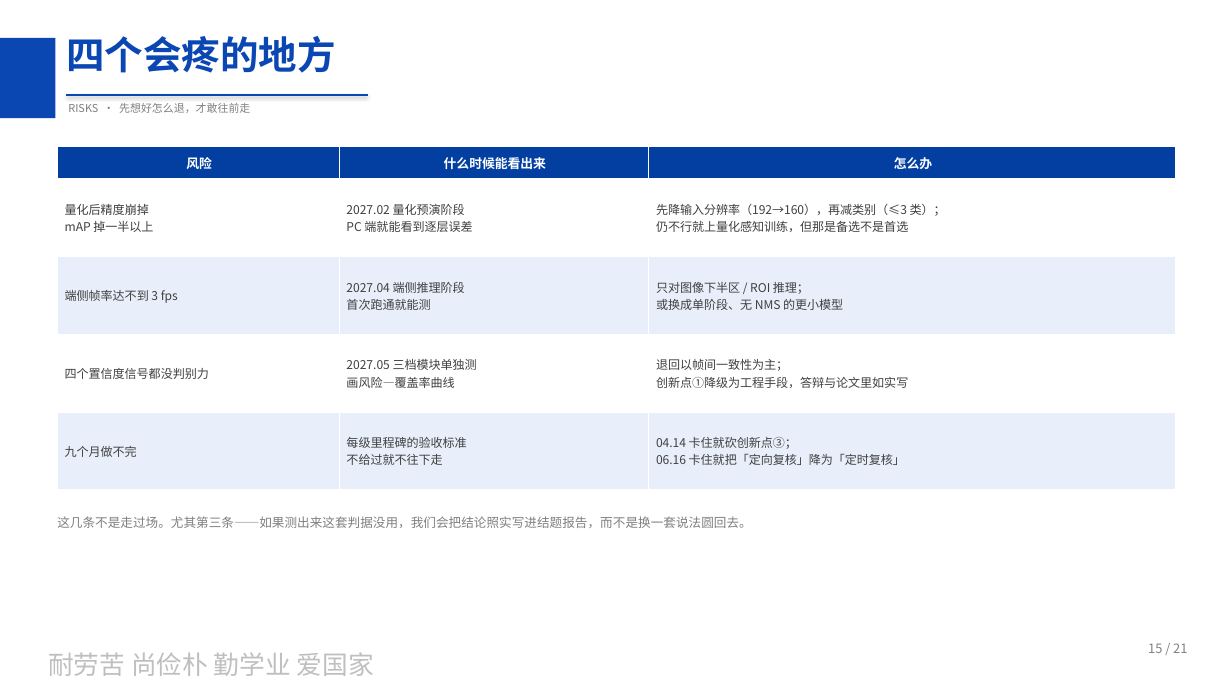
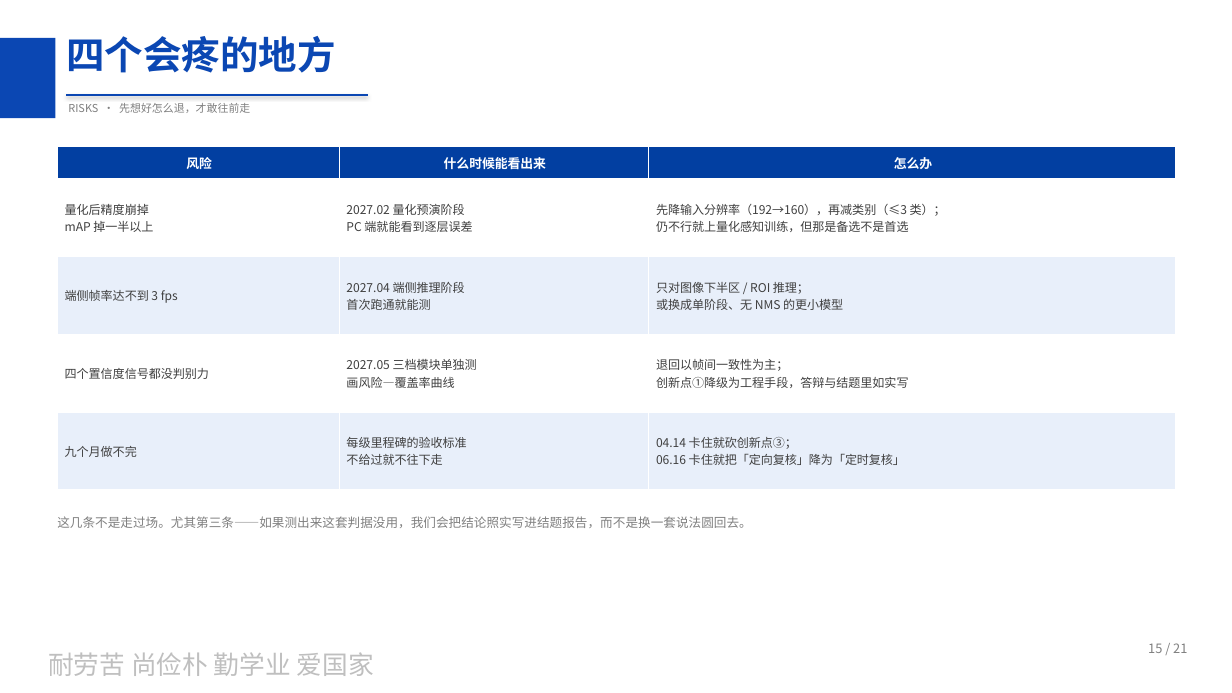
Before and after one commit to peach-ai280/srtp-tiny-detect-car, a slide deck: slide 15 of docs/01_立项/立项答辩_20261020.pptx. Drawn at 1232x693 pixels with LibreOffice and Linux fonts; fonts in the diff are those of the drawing; background and template pictures are left out. Boxes give left, top, right and bottom in pixels: in the first picture for what was removed or moved away, otherwise in the second. Text is boxed around its words. In the diff, an @@ line names an element or a change of style, - is before the commit and + after.

```diff
--- a/docs/01_立项/立项答辩_20261020.pptx
+++ b/docs/01_立项/立项答辩_20261020.pptx
@@ table at (x1=57, y1=146, x2=1176, y2=490) @@
-row 4, column 3: 退回以帧间一致性为主； 创新点①降级为工程手段，答辩与论文里如实写
+row 4, column 3: 退回以帧间一致性为主； 创新点①降级为工程手段，答辩与结题里如实写
```
Also in this commit, not shown: 4 other slides changed, 5 other files.
